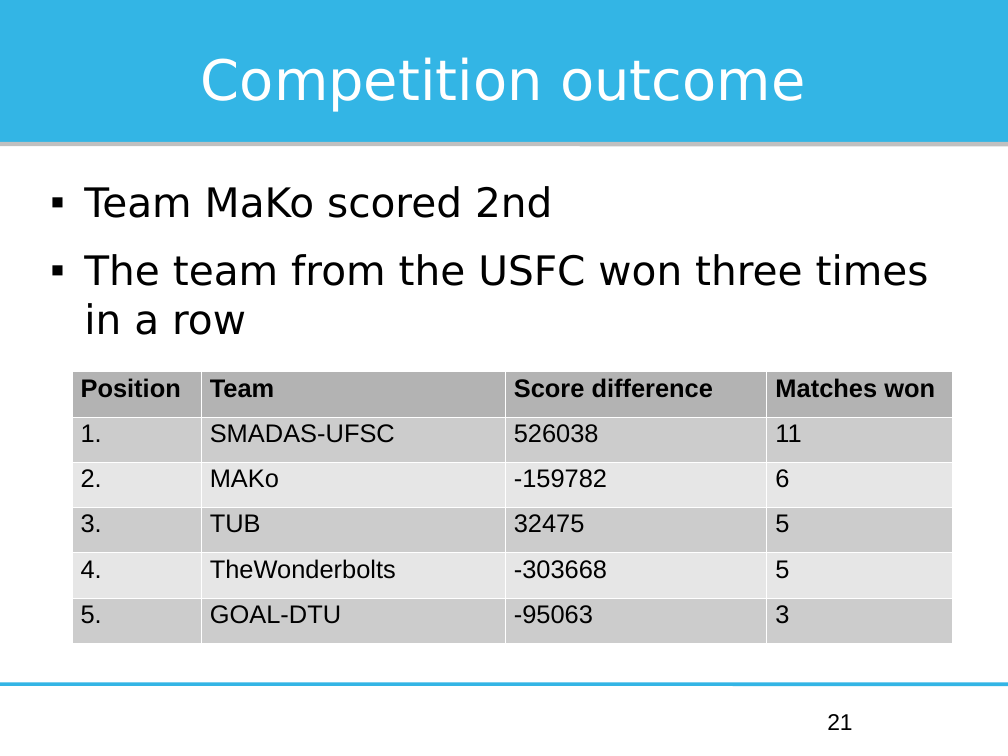
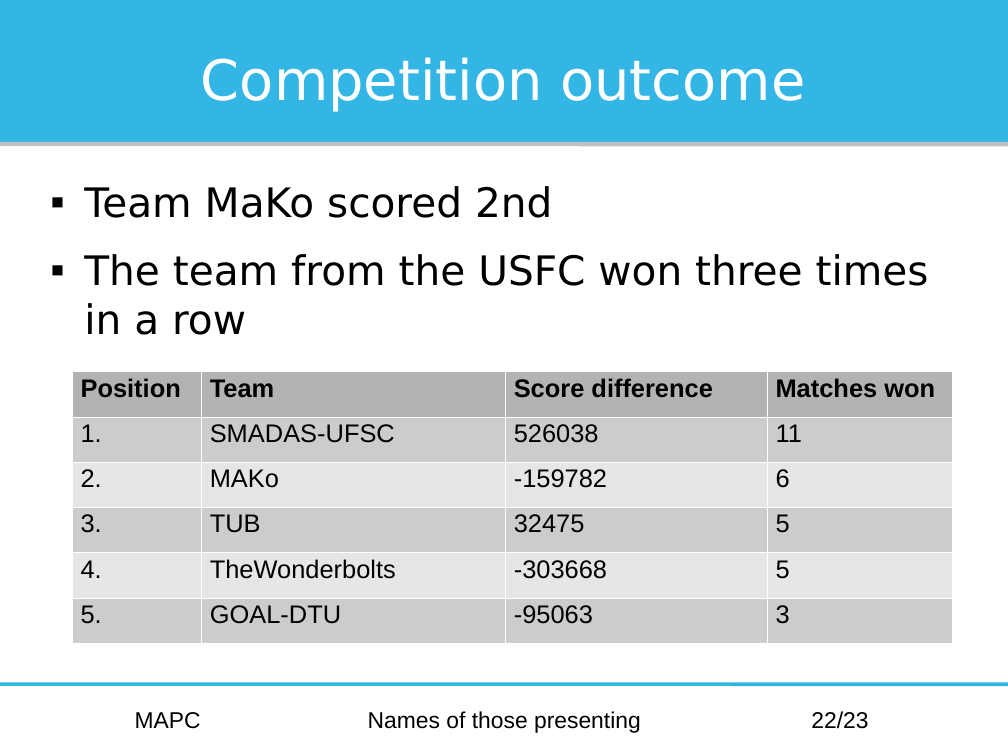
Before and after one commit to Institute-Web-Science-and-Technologies/mapc, a slide deck: slide 22 of Oberseminar/presentation.ppt (slide 21 before the commit). Drawn at 1008x756 pixels with LibreOffice and Linux fonts; fonts in the diff are those of the drawing. Boxes give left, top, right and bottom in pixels: in the first picture for what was removed or moved away, otherwise in the second. Text is boxed around its words. In the diff, an @@ line names an element or a change of style, - is before the commit and + after.

```diff
--- a/Oberseminar/presentation.ppt
+++ b/Oberseminar/presentation.ppt
@@ text added at [135, 712, 201, 729], 18 pt, text #000000 @@
+MAPC
@@ text added at [368, 711, 641, 733], 18 pt, text #000000 @@
+Names of those presenting
@@ page number at [811, 711, 868, 729]: text changed @@
-21
+22/23
```
Also in this commit, not shown: 21 other slides changed, 1 slide added.
